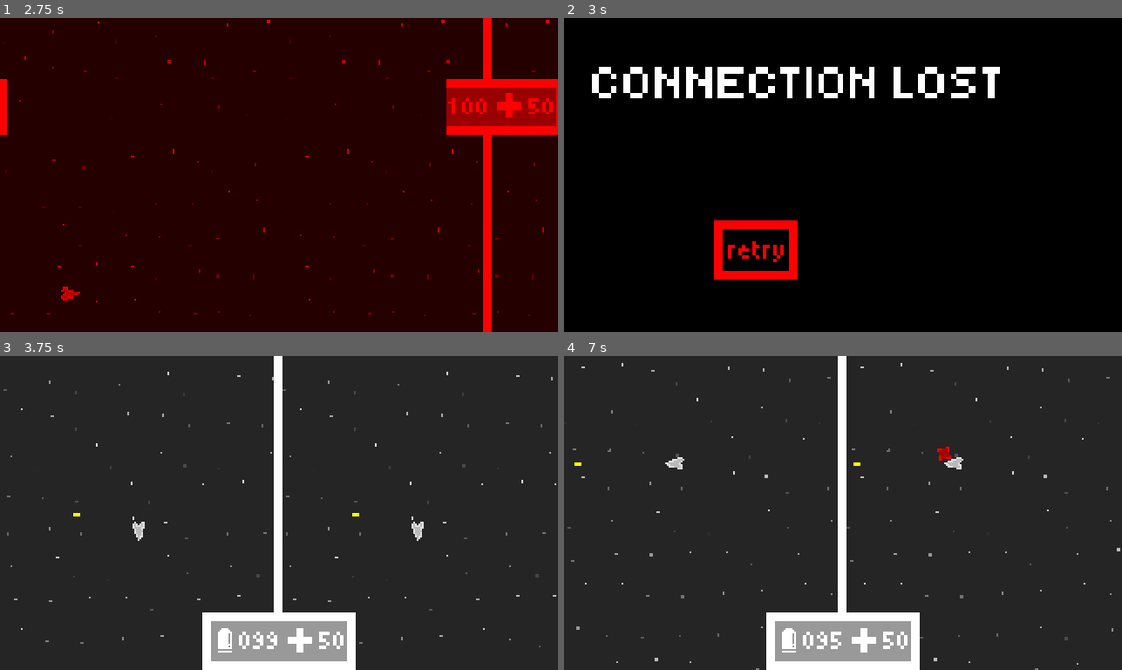
Above: before the commit, frames 1-4 (two rows, left to right).
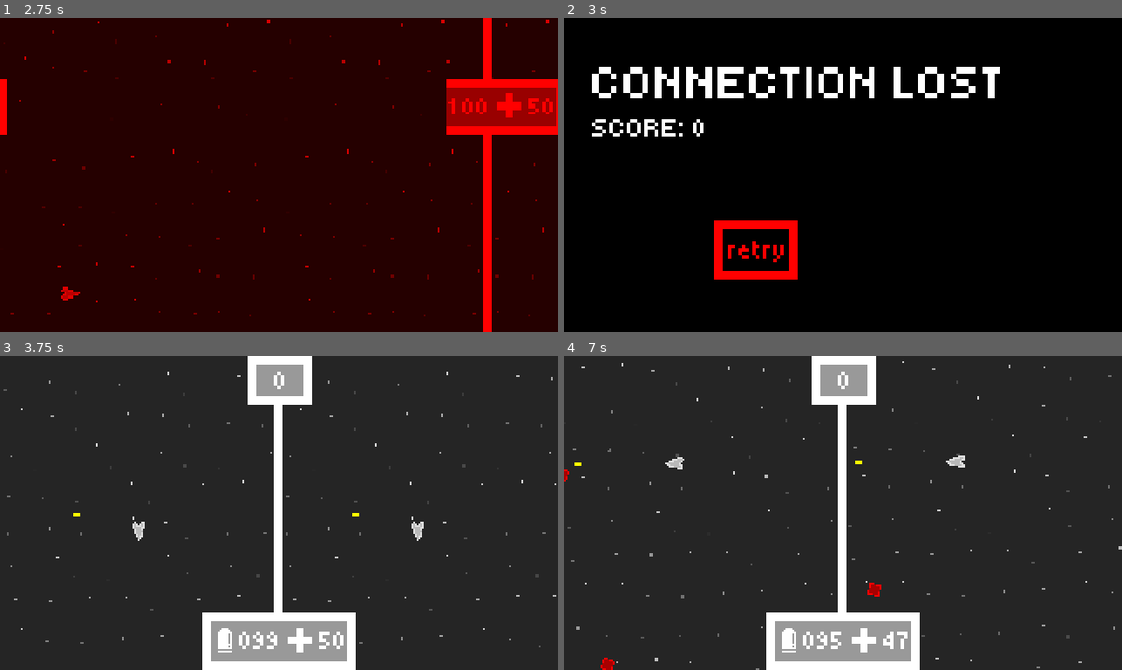
Above: after the commit, the same moments.

Repository: micycle8778/mulithead
Game: Godot game, scene res://uis/death_screen.tscn
The game is run twice, just before and just after one commit, with the same random seed, the same clock (stepped at 60 frames per second) and the same inputs. This scene is started directly instead of the project's main scene.
Inputs:
- Up to frame 1 (2.75 s): click "retry" at 0.5 s; click "retry" at 1.25 s; click "retry" at 2 s
- Up to frame 2 (3 s): hold D (move_right) from 2.78 s (still down); tap K (aim_down) at 2.85 s
- Up to frame 3 (3.75 s): tap Enter at 3.5 s; release D (move_right) at 3.53 s; hold S (move_down) from 3.53 s (still down); tap J (aim_left) at 3.6 s
- Up to frame 4 (7 s): release S (move_down) at 4.28 s; hold D (move_right) 4.28-5.03 s; tap one key every 0.75 s from 4.35 s: L (aim_right) I (aim_up) K (aim_down) J (aim_left); hold W (move_up) 5.03-5.78 s; hold A (move_left) from 5.78 s (still down)

Frame 1 is identical in both runs. In frame 2, 0.4% of the frame differs, in the area x 5-25%, y 32-38%; in frame 3, 1.7%; in frame 4, 2.5%, in the area x 0-100%, y 0-100%.

Commit message:
score + spawn wave changes + bug fixes

Diff:
--- a/enemy/dodger.gd
+++ b/enemy/dodger.gd
@@ -83,5 +83,6 @@
 			_process_rest(delta)
 
 func _on_hurt_box_hit(dir: Vector2) -> void:
+	Game.instance.score += 3
 	death_particles.emit(get_parent(), dir)
 	queue_free()
--- a/enemy/spinner.gd
+++ b/enemy/spinner.gd
@@ -28,5 +28,6 @@
 		velocity = v - (d * normal * 2)
 
 func _on_hurt_box_hit(dir: Vector2) -> void:
+	Game.instance.score += 3
 	death_particles.emit(get_parent(), dir)
 	queue_free()
--- a/enemy/worm/worm.gd
+++ b/enemy/worm/worm.gd
@@ -9,6 +9,7 @@
 	var segments := get_segments()
 
 	if get_segments().is_empty():
+		Game.instance.score += 5
 		queue_free()
 
 	var is_head := true
--- a/enemy/worm/worm_segment.gd
+++ b/enemy/worm/worm_segment.gd
@@ -27,5 +27,6 @@
 	global_position = prev_segment.global_position + v
 
 func _on_hurt_box_hit(dir: Vector2) -> void:
+	Game.instance.score += 3
 	death_particles.emit(get_parent(), dir)
 	queue_free()
--- a/game.gd
+++ b/game.gd
@@ -1,10 +1,12 @@
 class_name Game extends Node2D
 
 static var instance: Game
+static var readonly_score: float = 0.
 
 @onready var ammo_icon: TextureRect = %AmmoIcon
 @onready var ammo_label: Label = %AmmoLabel
 @onready var health_label: Label = %HealthLabel
+@onready var score_label: Label = %ScoreLabel
 
 var ammo := 100.:
 	set(v):
@@ -14,13 +16,21 @@
 	set(v):
 		health = v
 		_update_labels()
+var score := 0.:
+	set(v):
+		score = v
+		readonly_score = v
+		_update_labels()
 
 func _init() -> void:
 	instance = self
+	score = 0.
 
 func _update_labels() -> void:
+	if not is_node_ready(): return
 	ammo_label.text = "%03d" % ammo
 	health_label.text = "%02d" % health
+	score_label.text = "%d" % score
 
 func _ready() -> void:
 	DJMusicMan.play_full()
--- a/game.tscn
+++ b/game.tscn
@@ -10,6 +10,7 @@
 bg_color = Color(1, 1, 1, 1)
 
 [sub_resource type="StyleBoxFlat" id="StyleBoxFlat_ryrav"]
+content_margin_left = 0.0
 
 [node name="Game" type="Node2D"]
 script = ExtResource("1_7jktm")
@@ -92,3 +93,37 @@
 layout_mode = 2
 theme_override_fonts/font = ExtResource("4_ryrav")
 text = "33"
+
+[node name="PanelContainer2" type="PanelContainer" parent="HUD"]
+anchors_preset = 5
+anchor_left = 0.5
+anchor_right = 0.5
+offset_left = -9.5
+offset_right = 9.5
+offset_bottom = 28.0
+grow_horizontal = 2
+theme_override_styles/panel = SubResource("StyleBoxFlat_7jktm")
+
+[node name="MarginContainer" type="MarginContainer" parent="HUD/PanelContainer2"]
+layout_mode = 2
+theme_override_constants/margin_left = 5
+theme_override_constants/margin_top = 5
+theme_override_constants/margin_right = 5
+theme_override_constants/margin_bottom = 5
+
+[node name="PanelContainer" type="PanelContainer" parent="HUD/PanelContainer2/MarginContainer"]
+layout_mode = 2
+theme_override_styles/panel = SubResource("StyleBoxFlat_ryrav")
+
+[node name="MarginContainer" type="MarginContainer" parent="HUD/PanelContainer2/MarginContainer/PanelContainer"]
+layout_mode = 2
+theme_override_constants/margin_left = 2
+
+[node name="ScoreLabel" type="Label" parent="HUD/PanelContainer2/MarginContainer/PanelContainer/MarginContainer"]
+unique_name_in_owner = true
+custom_minimum_size = Vector2(25, 0)
+layout_mode = 2
+size_flags_vertical = 1
+theme_override_fonts/font = ExtResource("4_ryrav")
+text = "0"
+horizontal_alignment = 1
--- a/player/bullets/bomb.gd
+++ b/player/bullets/bomb.gd
@@ -11,7 +11,7 @@
 	var explosion = PL.explosion.instantiate()
 	explosion.position = position
 	add_sibling(explosion)
-	MainCam.shake(.1)
+	World.get_instance(self).main_cam.shake(.1)
 	queue_free()
 
 func _physics_process(_delta: float) -> void:
--- a/player/player.gd
+++ b/player/player.gd
@@ -12,6 +12,10 @@
 	set(v):
 		current_weapon = v
 		if (not is_node_ready()): return
+
+		if _weapon_node != null and _weapon_node.has_method("unequipped"):
+			_weapon_node.unequipped()
+
 		_weapon_node = %Weapons.get_node_or_null(v)
 		_weapon_node.equipped()
 
@@ -48,7 +52,7 @@
 	rotation = v.angle()
 
 func _on_hurt_box_body_entered(body: Node2D) -> void:
-	MainCam.shake(.4)
+	World.get_instance(self).main_cam.shake(.4, 2)
 	body.queue_free()
 
 	Game.instance.health = move_toward(Game.instance.health, 0, 3)
--- a/player/weapons/hyperbeam.gd
+++ b/player/weapons/hyperbeam.gd
@@ -16,6 +16,10 @@
 func equipped() -> void:
 	Game.instance.ammo = 175
 	Game.instance.ammo_icon.texture = PL.hyperbeam_weapon_texture
+
+func unequipped() -> void:
+	charge = 0
+	_update_player_speed()
 
 func _update_player_speed() -> void:
 	World.get_instance(self).player.speed_mul = speed_curve.sample(clock)
@@ -45,7 +49,7 @@
 	charge = 0.
 	has_fired = true
 
-	MainCam.shake(.1)
+	World.get_instance(self).main_cam.shake(.1)
 
 	var bullet := PL.hyperbeam_bullet.instantiate()
 	bullet.dir = dir
--- a/uis/death_screen.tscn
+++ b/uis/death_screen.tscn
@@ -1,10 +1,11 @@
-[gd_scene load_steps=10 format=3 uid="uid://cd0a750nlin0s"]
+[gd_scene load_steps=11 format=3 uid="uid://cd0a750nlin0s"]
 
 [ext_resource type="Theme" uid="uid://dtbw0xfnglvcy" path="res://uis/buttons.tres" id="1_700xt"]
 [ext_resource type="Script" uid="uid://brm80cdrgprxr" path="res://uis/death_screen.gd" id="1_ccyno"]
 [ext_resource type="FontFile" uid="uid://m2wgvqpaaq4w" path="res://hud/Tiny5-Regular.ttf" id="1_s1vvq"]
 [ext_resource type="Shader" uid="uid://bg8botrtea3rl" path="res://uis/death_screen.gdshader" id="3_iuxor"]
 [ext_resource type="Texture2D" uid="uid://dpxdgg0ibl5tt" path="res://sample-screenshot.png" id="4_700xt"]
+[ext_resource type="Script" uid="uid://e5csqkgg035" path="res://uis/score_label.gd" id="4_hkoln"]
 
 [sub_resource type="Animation" id="Animation_cfynx"]
 length = 0.001
@@ -177,6 +178,16 @@
 theme_override_fonts/font = ExtResource("1_s1vvq")
 text = "CONNECTION LOST"
 
+[node name="ScoreLabel" type="Label" parent="."]
+layout_mode = 0
+offset_left = 16.0
+offset_top = 54.0
+offset_right = 148.0
+offset_bottom = 77.0
+theme_override_fonts/font = ExtResource("1_s1vvq")
+text = "SCORE: %d"
+script = ExtResource("4_hkoln")
+
 [node name="AnimationPlayer" type="AnimationPlayer" parent="."]
 libraries = {
 &"": SubResource("AnimationLibrary_lfiab")
--- /dev/null
+++ b/uis/score_label.gd
@@ -0,0 +1,4 @@
+extends Label
+
+func _ready() -> void:
+	text = "SCORE: %d" % Game.readonly_score
--- a/world/ammo_pickup.gd
+++ b/world/ammo_pickup.gd
@@ -27,11 +27,18 @@
 
 	ammo_icon.texture = weapon_to_texture[contained_weapon]
 
+	await get_tree().create_timer(7.5, false).timeout
+	var tween := create_tween()
+	tween.tween_property(self, "modulate", Color.TRANSPARENT, 3.5)
+	await tween.finished
+	queue_free()
+
 func _exit_tree() -> void:
 	count -= 1
 
-func _on_body_entered(body: Node2D) -> void:
+func _on_body_entered(_body: Node2D) -> void:
 	for w in World.instances:
 		w.player.current_weapon = contained_weapon
 
+	Game.instance.score += 15
 	queue_free()
--- a/world/inner_world.gd
+++ b/world/inner_world.gd
@@ -13,6 +13,7 @@
 	return get_instance(node) == instances[-1]
 
 @export var player: Player
+@export var main_cam: MainCam
 
 func _init() -> void:
 	instances = instances.filter(is_instance_valid)
--- a/world/inner_world.tscn
+++ b/world/inner_world.tscn
@@ -52,8 +52,8 @@
 script = ExtResource("6_oaw5j")
 enemies = Array[ExtResource("7_sjveu")]([SubResource("Resource_klmwp")])
 duration = 30.0
-spawn_count = 40.0
-wait_time = 30.0
+spawn_count = 50.0
+wait_time = 10.0
 metadata/_custom_type_script = "uid://dlh8s7afts2qs"
 
 [sub_resource type="Resource" id="Resource_1gknh"]
@@ -73,6 +73,26 @@
 enemies = Array[ExtResource("7_sjveu")]([SubResource("Resource_1gknh"), SubResource("Resource_rqqa2")])
 duration = 30.0
 spawn_count = 50.0
+wait_time = 10.0
+metadata/_custom_type_script = "uid://dlh8s7afts2qs"
+
+[sub_resource type="Resource" id="Resource_oaw5j"]
+script = ExtResource("7_sjveu")
+weight = 1.0
+scene = ExtResource("8_4fk73")
+metadata/_custom_type_script = "uid://bdus2i53gwxdn"
+
+[sub_resource type="Resource" id="Resource_sjveu"]
+script = ExtResource("7_sjveu")
+weight = 2.0
+scene = ExtResource("10_nsv1c")
+metadata/_custom_type_script = "uid://bdus2i53gwxdn"
+
+[sub_resource type="Resource" id="Resource_4fk73"]
+script = ExtResource("6_oaw5j")
+enemies = Array[ExtResource("7_sjveu")]([SubResource("Resource_oaw5j"), SubResource("Resource_sjveu")])
+duration = 20.0
+spawn_count = 20.0
 wait_time = 10.0
 metadata/_custom_type_script = "uid://dlh8s7afts2qs"
 
@@ -102,9 +122,10 @@
 wait_time = 20.0
 metadata/_custom_type_script = "uid://dlh8s7afts2qs"
 
-[node name="InnerWorld" type="Node2D" node_paths=PackedStringArray("player")]
+[node name="InnerWorld" type="Node2D" node_paths=PackedStringArray("player", "main_cam")]
 script = ExtResource("1_ma31t")
 player = NodePath("Player")
+main_cam = NodePath("Camera2D")
 
 [node name="Sprite2D" type="Sprite2D" parent="."]
 material = SubResource("ShaderMaterial_tcf2h")
@@ -158,7 +179,7 @@
 [node name="EnemySpawner" type="Path2D" parent="."]
 curve = SubResource("Curve2D_vlgln")
 script = ExtResource("6_vhekp")
-waves = Array[ExtResource("6_oaw5j")]([SubResource("Resource_ny6tk"), SubResource("Resource_vd6r7"), SubResource("Resource_7o0oj")])
+waves = Array[ExtResource("6_oaw5j")]([SubResource("Resource_ny6tk"), SubResource("Resource_vd6r7"), SubResource("Resource_4fk73"), SubResource("Resource_7o0oj")])
 
 [node name="PickupSpawnTimer" type="Timer" parent="."]
 unique_name_in_owner = true
--- a/world/main_cam.gd
+++ b/world/main_cam.gd
@@ -1,19 +1,15 @@
 class_name MainCam
 extends Camera2D
 
-static var instances: Array[MainCam]
-
-static func shake(amount: float) -> void:
-	for instance in instances:
-		instance.shake_duration += amount
-
 @export var player: Player
 var shake_duration := 0.
+var shake_intensity := 1.
 @onready var noise := FastNoiseLite.new()
 
-func _init() -> void:
-	instances = instances.filter(is_instance_valid)
-	instances.push_back(self)
+func shake(amount: float, intensity := 1.) -> void:
+	shake_duration = maxf(shake_duration, amount)
+	shake_intensity = maxf(shake_intensity, intensity)
+
 
 func _ready() -> void:
 	noise.frequency = 1000
@@ -26,7 +22,7 @@
 		offset = Vector2(
 			noise.get_noise_1d(shake_duration),
 			noise.get_noise_1d(-shake_duration)
-		) * 5
+		) * 5 * shake_intensity
 
 	else:
 		offset = Vector2.ZERO
Not shown, added: uis/score_label.gd.uid
Not shown: 1 places in world/inner_world.tscn that only renumber resources
